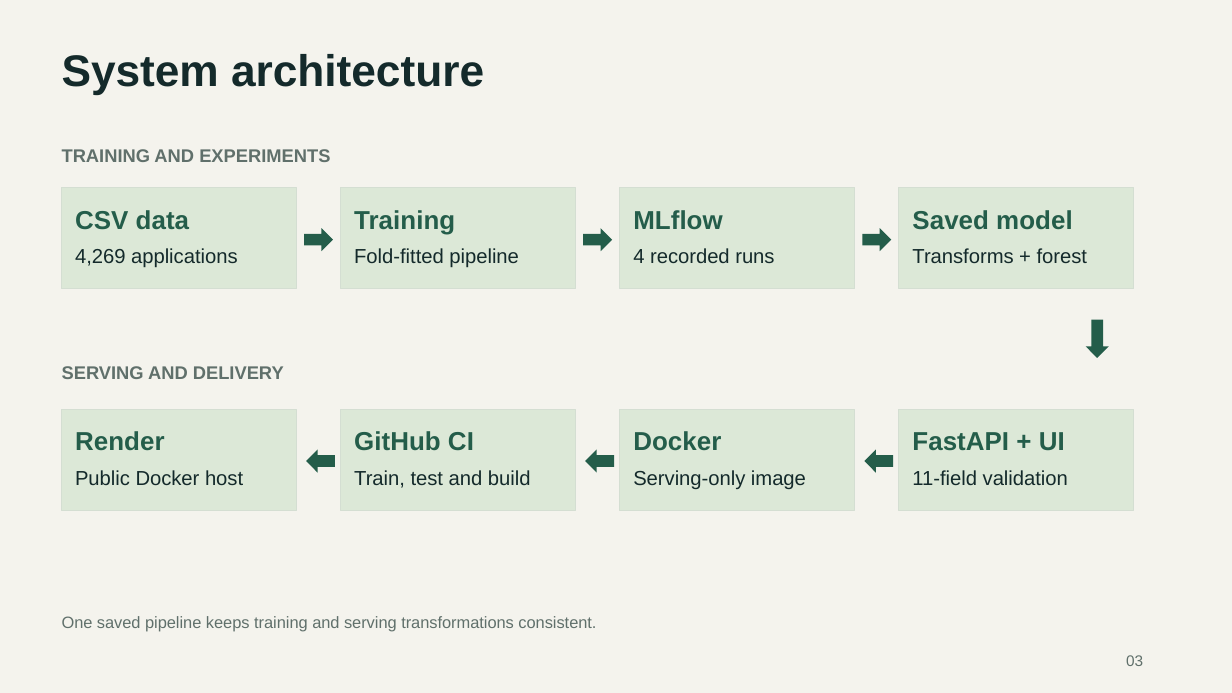
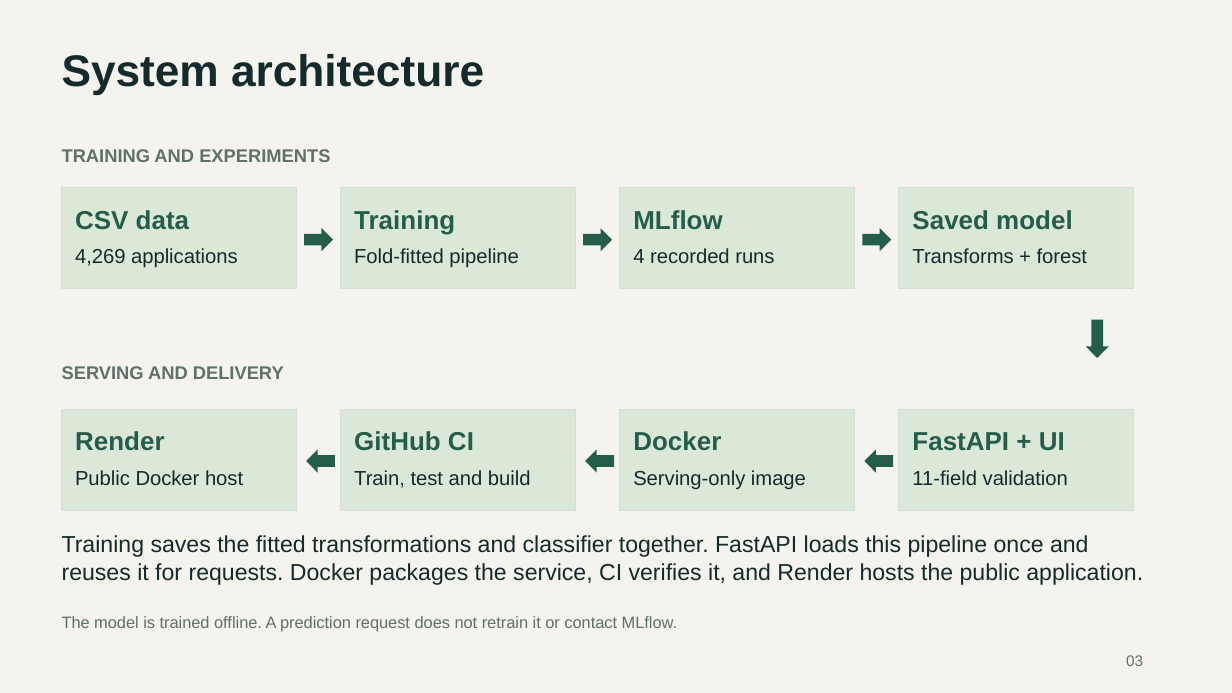
Before and after one commit to Puneet-gulia/loan-approval-mlops, a slide deck: slide 3 of docs/Loan_Approval_Presentation.pptx. Drawn at 1232x693 pixels with LibreOffice and Linux fonts; fonts in the diff are those of the drawing. Boxes give left, top, right and bottom in pixels: in the first picture for what was removed or moved away, otherwise in the second. Text is boxed around its words. In the diff, an @@ line names an element or a change of style, - is before the commit and + after.

```diff
--- a/docs/Loan_Approval_Presentation.pptx
+++ b/docs/Loan_Approval_Presentation.pptx
@@ text at bbox=[62, 535, 1143, 585]: text changed; size 12.8 to 18 pt; text colour #60706B to #142A2B @@
-One saved pipeline keeps training and serving transformations consistent.
+Training saves the fitted transformations and classifier together. FastAPI loads this pipeline once and reuses it for requests. Docker packages the service, CI verifies it, and Render hosts the public application.
@@ text added at bbox=[62, 616, 677, 632], 12.8 pt, text #60706B @@
+The model is trained offline. A prediction request does not retrain it or contact MLflow.
```
Also in this commit, not shown: 11 other slides changed, 3 other files.
